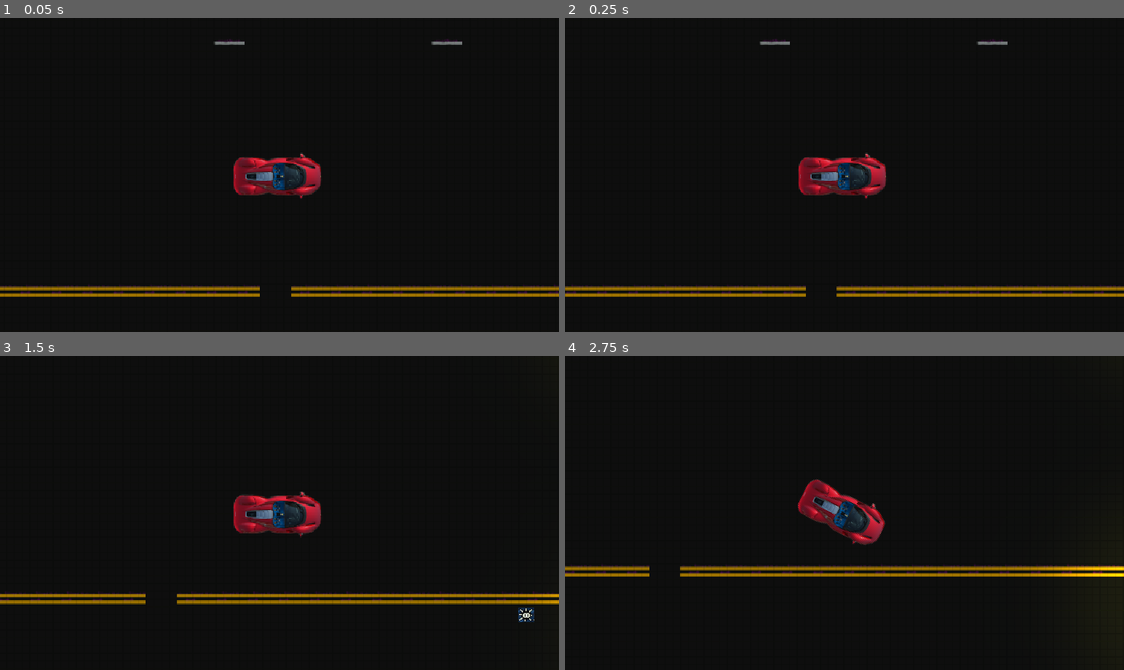
Above: before the commit, frames 1-4 (two rows, left to right).
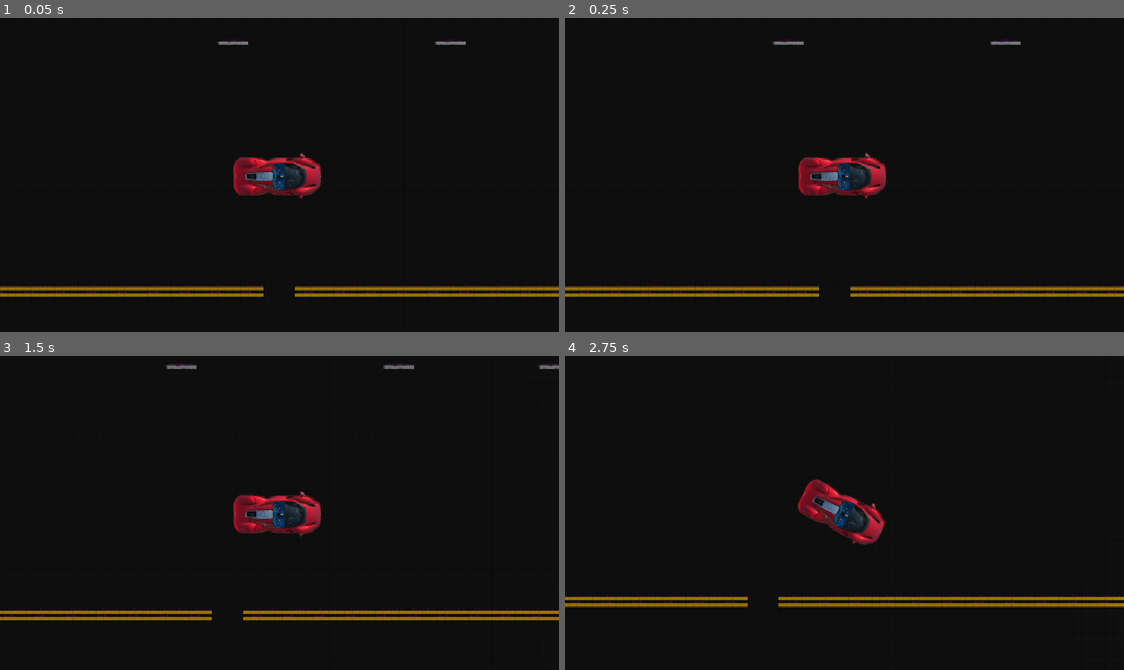
Above: after the commit, the same moments.

Repository: aqk/2d-lighting
Game: Godot game, scene res://Scene.tscn
Same seed, same stepped clock (60 frames per second), same inputs: the game is played once before the commit and once after it.
Inputs:
- Up to frame 1 (0.05 s): no input
- Up to frame 2 (0.25 s): no input
- Up to frame 3 (1.5 s): tap Enter (brake) at 0.5 s; hold D (right) 0.53-1.28 s; tap B at 0.6 s; hold Enter (brake) from 1.28 s (still down); tap C at 1.35 s
- Up to frame 4 (2.75 s): release Enter (brake) at 2.03 s; hold D (right) from 2.03 s (still down); tap E at 2.1 s

The runs differ from the first frame. In frame 1, 0.3% of the frame differs, in the area x 0-100%, y 6-89%; in frame 2, 0.7%; in frame 3, 5.2%; in frame 4, 5.2%, in the area x 0-100%, y 66-81%.

Commit message:
Faster top speed, slower acceleration

Diff:
--- a/godot-project/Scene.tscn
+++ b/godot-project/Scene.tscn
@@ -359,7 +359,8 @@
 [node name="Player" parent="YSort" instance=ExtResource( 3 )]
 position = Vector2( -657, 0 )
 collision_mask = 6
-ACCEL = 200
+MAX_SPEED = 2000
+ACCEL = 20
 DECEL = 100
 
 [node name="CameraTransform" type="RemoteTransform2D" parent="YSort/Player"]
